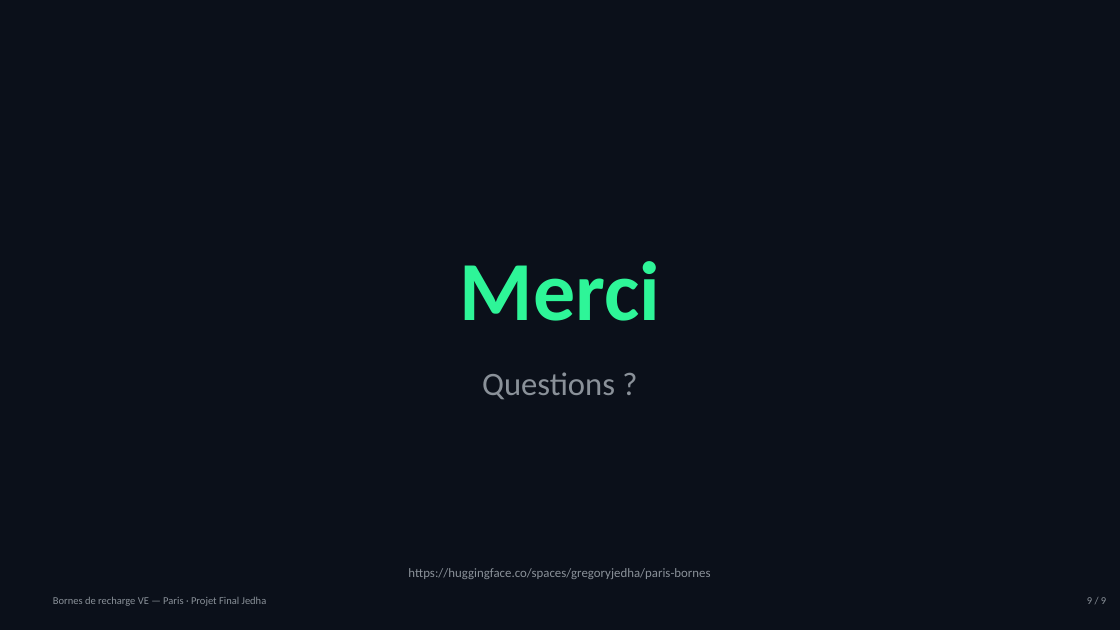
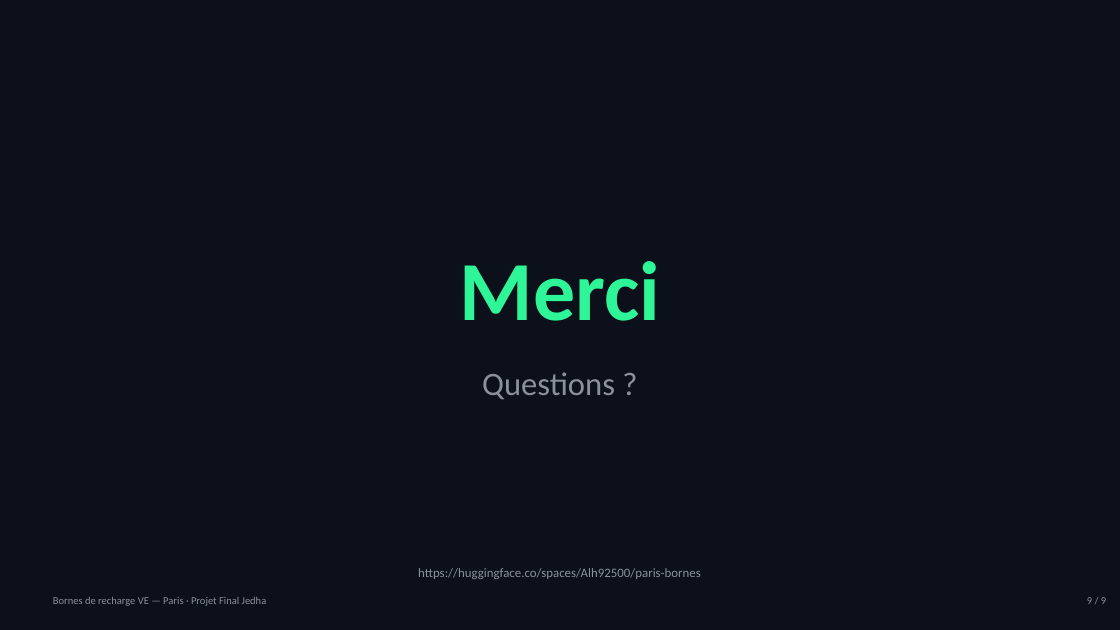
Before and after one commit to aymericlahonde-dotcom/cdsd-b6-paris-bornes, a slide deck: slide 11 of presentation/Presentation_Paris_Bornes.pptx. Drawn at 1120x630 pixels with LibreOffice and Linux fonts; fonts in the diff are those of the drawing. Boxes give left, top, right and bottom in pixels: in the first picture for what was removed or moved away, otherwise in the second. Text is boxed around its words. In the diff, an @@ line names an element or a change of style, - is before the commit and + after.

Commit message:
Présentation : URL de démo pointée sur le Space Alh92500

```diff
--- a/presentation/Presentation_Paris_Bornes.pptx
+++ b/presentation/Presentation_Paris_Bornes.pptx
@@ text at (418, 568, 701, 579): text changed @@
-https://huggingface.co/spaces/gregoryjedha/paris-bornes
+https://huggingface.co/spaces/Alh92500/paris-bornes
```
Also in this commit, not shown: 1 other slide changed.
